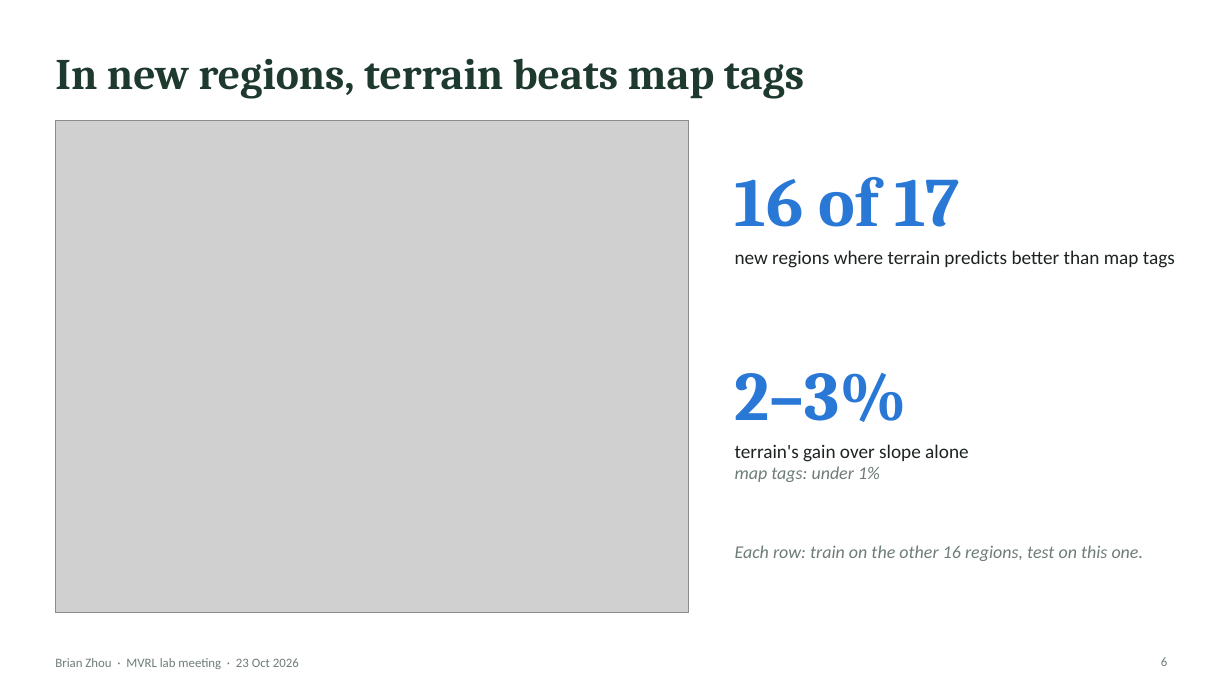
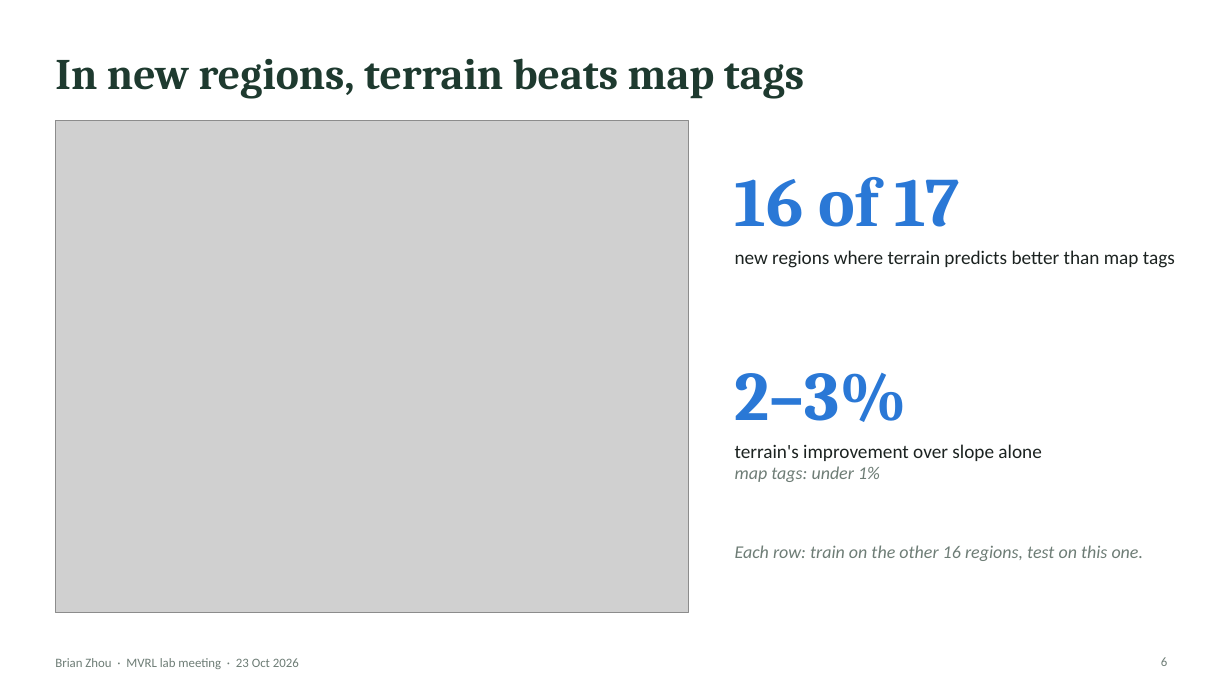
Before and after one commit to Brian24NX/GeoAI, a slide deck: slide 6 of meeting_plots/oct23_lab/Zhou_LabMeeting_23Oct.pptx. Drawn at 1232x693 pixels with LibreOffice and Linux fonts; fonts in the diff are those of the drawing; grey boxes stand for pictures. Boxes give left, top, right and bottom in pixels: in the first picture for what was removed or moved away, otherwise in the second. Text is boxed around its words. In the diff, an @@ line names an element or a change of style, - is before the commit and + after.

```diff
--- a/meeting_plots/oct23_lab/Zhou_LabMeeting_23Oct.pptx
+++ b/meeting_plots/oct23_lab/Zhou_LabMeeting_23Oct.pptx
@@ text at (735, 444, 1041, 461): text changed @@
-terrain's gain over slope alone
+terrain's improvement over slope alone
```
Also in this commit, not shown: 5 other files.
